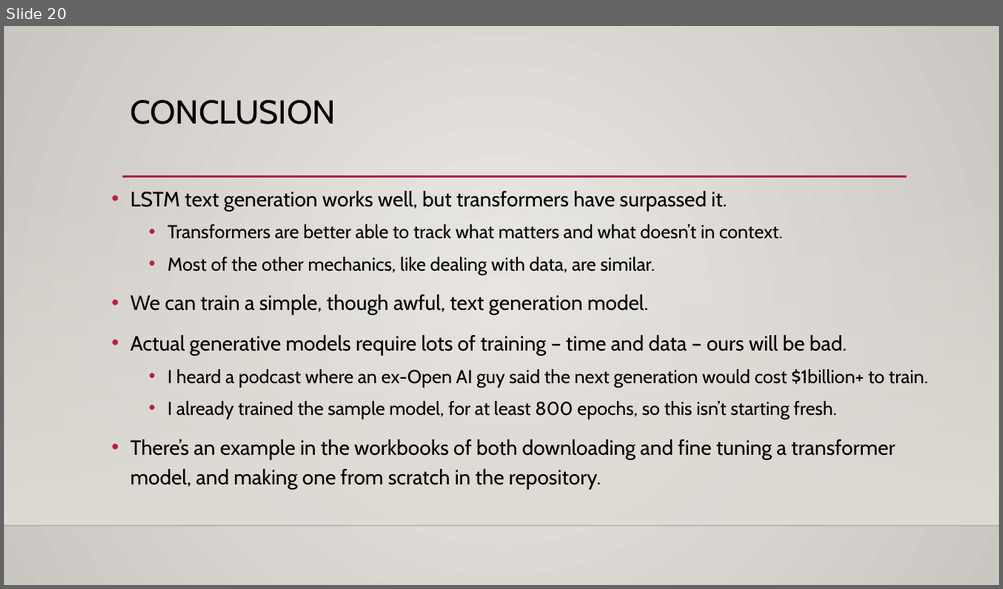
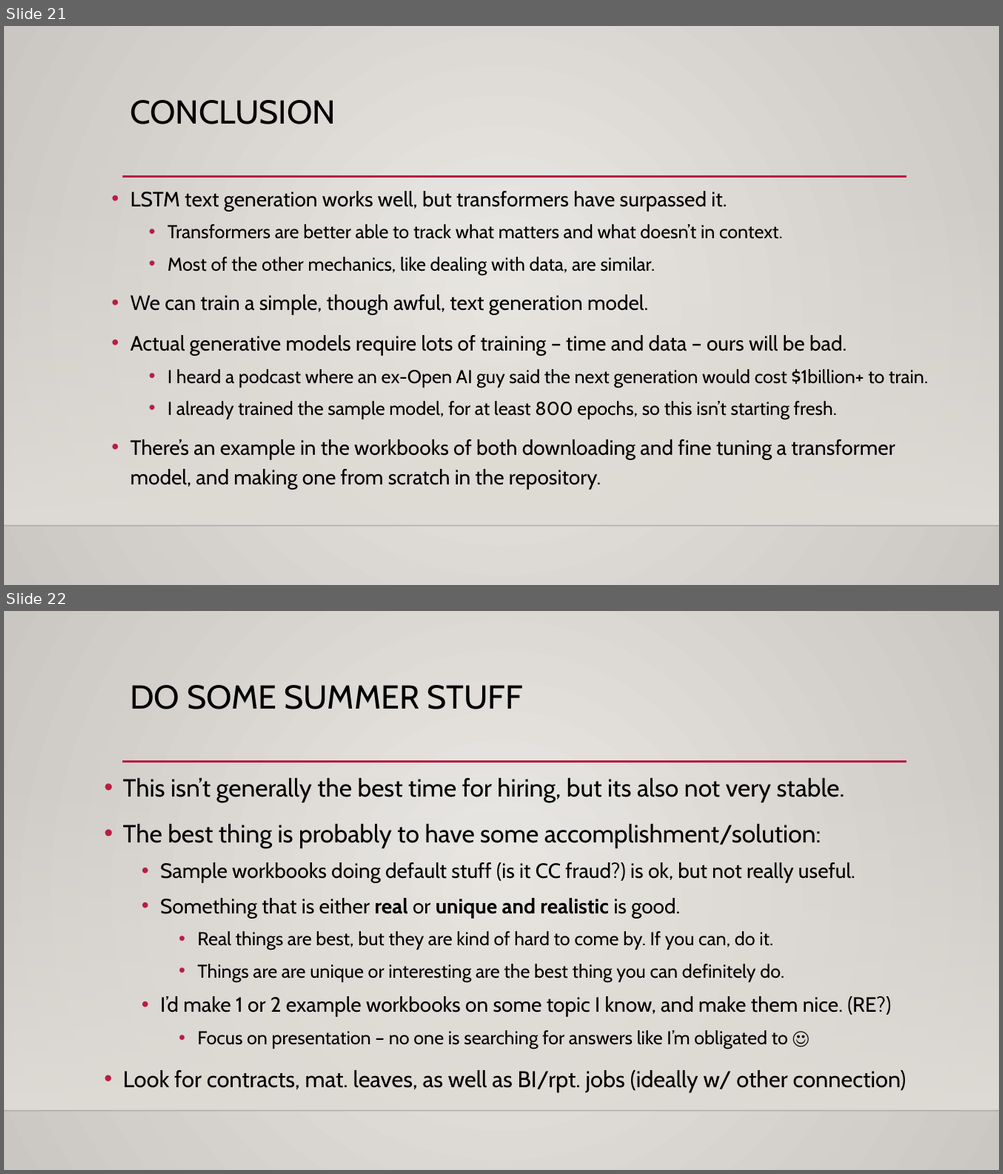
Before and after one commit to AkeemSemperDataScience/Intro_to_Machine_Learning_Students, a slide deck: reference_content/Slides/text_gen_lstm.pptx. Shown one above the other, each under a label of ours: slide 20 before the commit, slides 21 and 22 after it. The pictures are 1003x589 and 1003x1174 pixels, drawn with LibreOffice and Linux fonts; fonts in the diff are those of the drawing; background and template pictures are left out. Boxes give left, top, right and bottom in pixels: in the first picture for what was removed or moved away, otherwise in the second. Text is boxed around its words. In the diff, an @@ line names an element or a change of style, - is before the commit and + after.

```diff
--- a/reference_content/Slides/text_gen_lstm.pptx
+++ b/reference_content/Slides/text_gen_lstm.pptx
@@ slide 22 added at bbox=[4, 611, 999, 1170], background gradient #ECEAE7 to #CAC7C1; not listed: 3 template elements that a slide beside it also shows @@
@@ title added at bbox=[130, 685, 522, 709], 32 pt, text #000000 @@
+DO SOME SUMMER STUFF
@@ text added at bbox=[123, 777, 906, 1092], 18 pt, text #000000 @@
+• This isn’t generally the best time for hiring, but its also not very stable.
+• The best thing is probably to have some accomplishment/solution:
+  • Sample workbooks doing default stuff (is it CC fraud?) is ok, but not really useful.
+  • Something that is either real or unique and realistic is good.
+    • Real things are best, but they are kind of hard to come by. If you can, do it.
+    • Things are are unique or interesting are the best thing you can definitely do.
+  • I’d make 1 or 2 example workbooks on some topic I know, and make them nice. (RE?)
+    • Focus on presentation – no one is searching for answers like I’m obligated to ☺
+• Look for contracts, mat. leaves, as well as BI/rpt. jobs (ideally w/ other connection)
@@ what was slide 20 is now slide 21 @@
```
Also in this commit, not shown: 2 slides changed, 1 other slide added, 58 other files.
